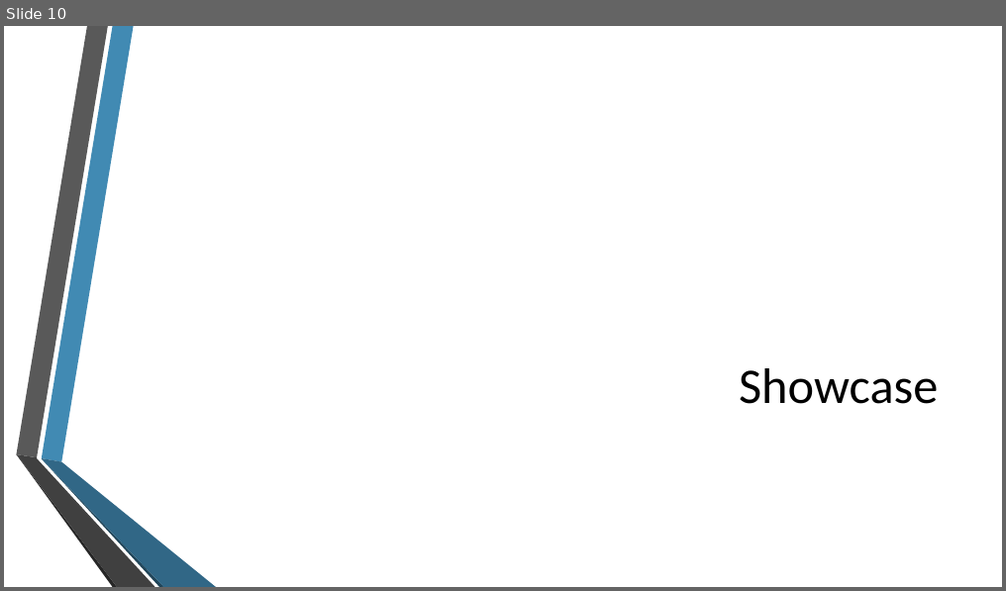
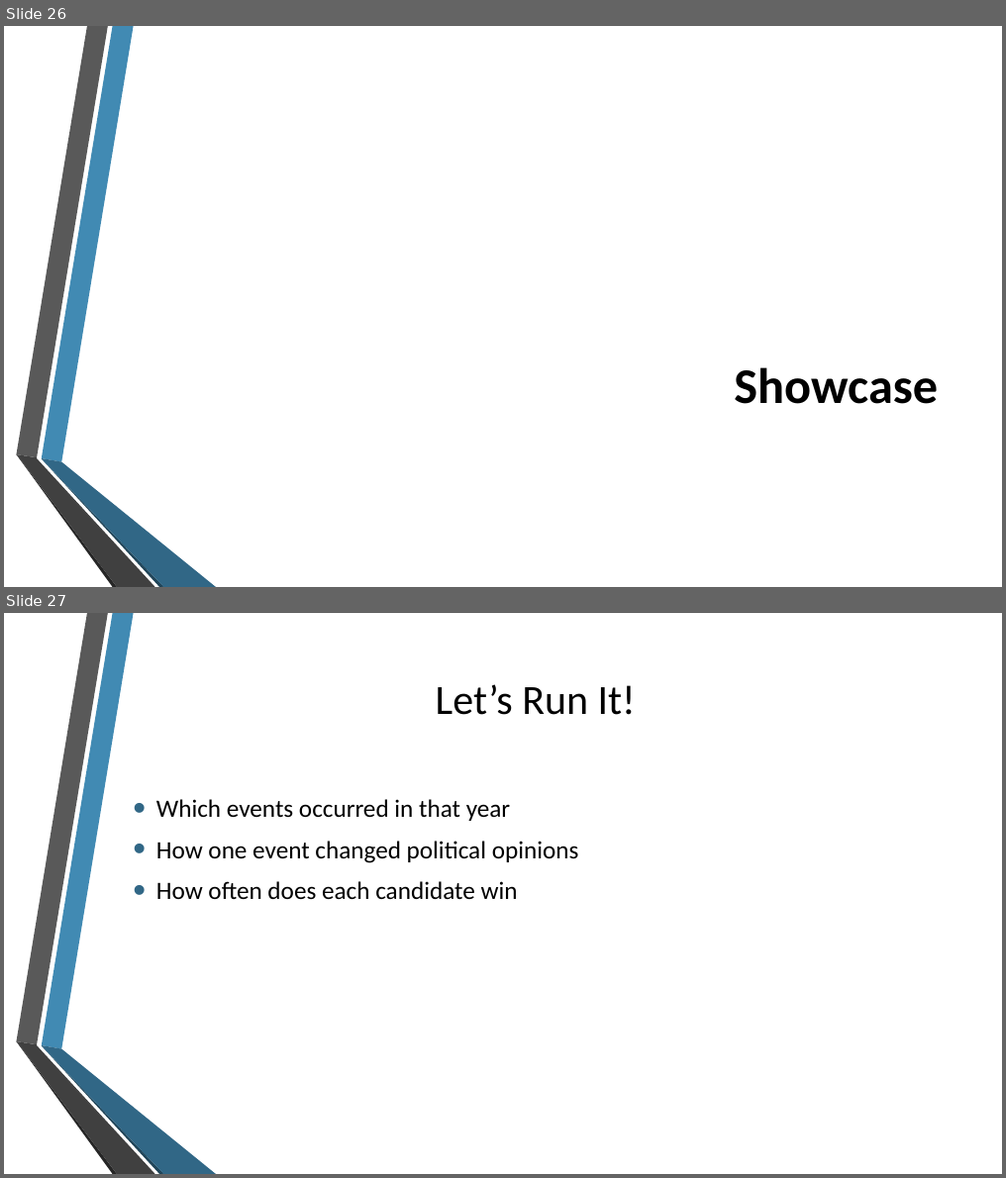
Before and after one commit to blimpich/election_simulator, a slide deck: Final Presentation 2.pptx. Shown one above the other, each under a label of ours: slide 10 before the commit, slides 26 and 27 after it. The pictures are 1006x591 and 1006x1178 pixels, drawn with LibreOffice and Linux fonts; fonts in the diff are those of the drawing; background and template pictures are left out. Boxes give left, top, right and bottom in pixels: in the first picture for what was removed or moved away, otherwise in the second. Text is boxed around its words. In the diff, an @@ line names an element or a change of style, - is before the commit and + after.

```diff
--- a/Final Presentation 2.pptx
+++ b/Final Presentation 2.pptx
@@ slide 27 added at (4, 613, 1002, 1174), background picture (left out); not listed: 6 template elements that a slide beside it also shows @@
@@ title added at (436, 684, 636, 715), 40 pt, text #000000 @@
+Let’s Run It!
@@ text added at (156, 799, 579, 900), 24 pt, text #000000 @@
+• Which events occurred in that year
+• How one event changed political opinions
+• How often does each candidate win
@@ what was slide 10 is now slide 26 @@
@@ slide 26 changed as well @@
@@ title "Showcase" at (734, 368, 938, 404): bold on @@
```
Also in this commit, not shown: 5 other slides changed, 19 other slides added, 4 slides removed.
